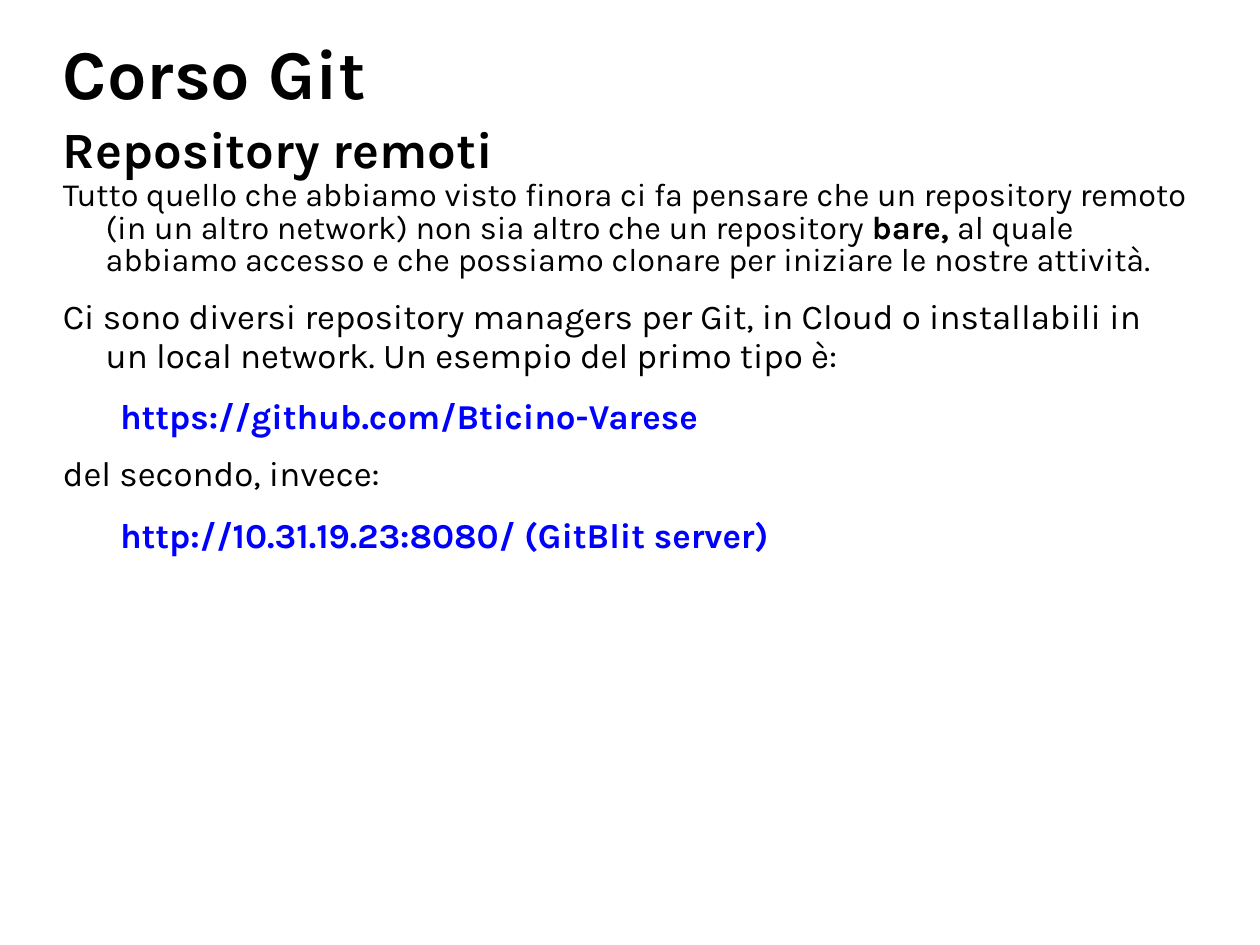
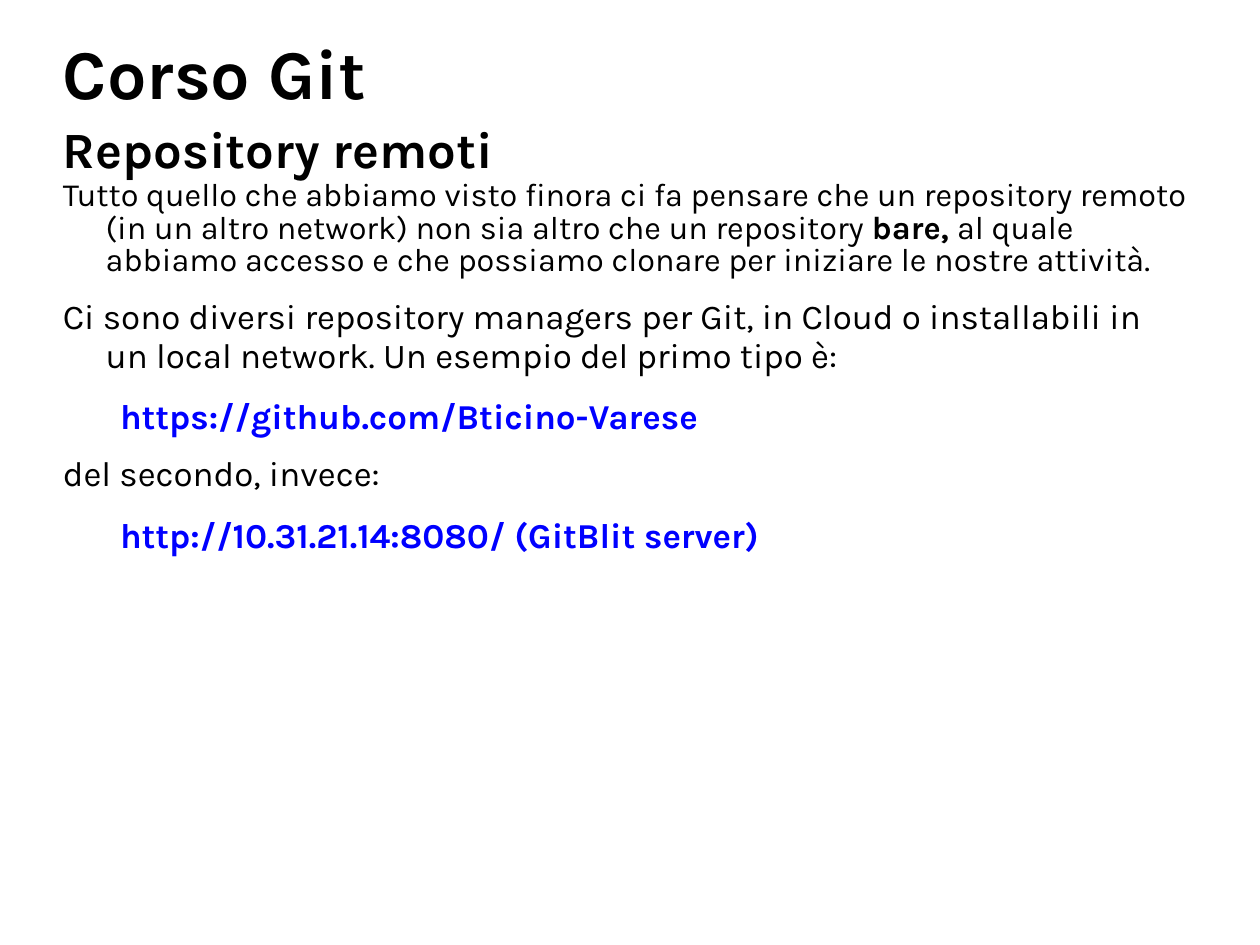
Before and after one commit to BticinoDeployer/corsogit, a slide deck: slide 8 of corsoGit-remoteRepo.odp. Drawn at 1260x945 pixels with LibreOffice and Linux fonts; fonts in the diff are those of the drawing; background and template pictures are left out. Boxes give left, top, right and bottom in pixels: in the first picture for what was removed or moved away, otherwise in the second. Text is boxed around its words. In the diff, an @@ line names an element or a change of style, - is before the commit and + after.

Commit message:
Modificate presentazioni corso e compendio

```diff
--- a/corsoGit-remoteRepo.odp
+++ b/corsoGit-remoteRepo.odp
@@ text at (120, 522, 759, 557): text changed @@
-  http://10.31.19.23:8080/ (GitBlit server)
+  http://10.31.21.14:8080/ (GitBlit server)
```
Also in this commit, not shown: 1 other slide changed, 9 slides added, 42 slides removed, 4 other files.
